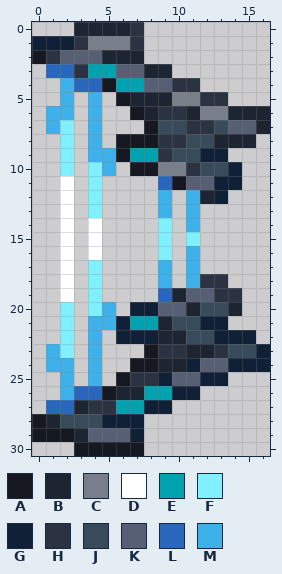
Two versions of one pixel-art sprite, Items/Weapons/Eternity.png. Above, as it was before the edit.
The file is 34x62 pixels, drawn in blocks of 2x2; one block is one cell here.
Palette (. is transparent): A #161822  B #1e2532  C #797f8a  D #ffffff  E #00a2af  F #80f0ff  G #102036  H #2b3343  J #384b5a  K #565f74  L #2967bd  M #3fb1ea
Pixels before, first column x 0:
 0 ...BBBBH.........
 1 GGGHCCCH.........
 2 AHKKKBBB.........
 3 .LLHEEKKBB.......
 4 ..MLLAEEKKHH.....
 5 ..M.M.ABBBCCHH...
 6 .MM.M..ABHHBCCBBB
 7 .MF.M...AJJHHJKKB
 8 ..F.M.AAAHHJJBBB.
 9 ..F.MMAEEHJJGG...
10 ..F.FM.AACCHJJG..
11 ..D.F....LAKKGG..
12 ..D.F....M.MBG...
13 ..D.F....M.M.....
14 ..D.D....F.M.....
15 ..D.D....F.F.....
16 ..D.D....F.M.....
17 ..D.F....M.M.....
18 ..D.F....M.MHH...
19 ..D.F....LBKKHH..
20 ..F.FM.GGKKBJJB..
21 ..F.MMGEEBJJGG...
22 ..F.M.GGGBBJJGGG.
23 .MF.M...AHHBBHJJG
24 .MM.M..AABBGKKGGG
25 ..M.M.AHHGKKGG...
26 ..MLLABBEEGG.....
27 .LLBHHEEGG.......
28 ABJJJGGG.........
29 AAABKKKG.........
30 ...AAAAA.........
And afterwards:
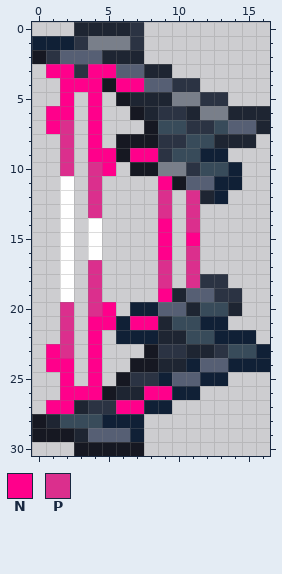
Colours new in this view: N #ff008b  P #db2f8d
Changes in this commit:
Colour E gives way to colour N in row 3 at x 4 to 5; in row 4 at x 6 to 7; in row 9 at x 7 to 8; in row 21 at x 7 to 8; in row 26 at x 8 to 9; in row 27 at x 6 to 7.
Colour F gives way to colour N in row 14 at x 9; in row 15 at x 9 and 11; in row 16 at x 9.
Colour L gives way to colour N in row 3 at x 1 to 2; in row 4 at x 3 to 4; in row 11 at x 9; in row 19 at x 9; in row 26 at x 3 to 4; in row 27 at x 1 to 2.
Colour M gives way to colour N in row 4 at x 2; in row 5 at x 2 and 4; in row 6 at x 1 to 2 and 4; in row 7 at x 1 and 4; in row 8 at x 4; in row 9 at x 4 to 5.
Colour M gives way to colour N in row 10 at x 5; in row 20 at x 5; in row 21 at x 4 to 5; in row 22 at x 4; in row 23 at x 1 and 4; in row 24 at x 1 to 2 and 4.
Colour M gives way to colour N in row 25 at x 2 and 4; in row 26 at x 2.
Colour F gives way to colour P in rows 7 to 9 at x 2; in row 10 at x 2 and 4; in rows 11 to 13 at x 4; in rows 17 to 19 at x 4; in row 20 at x 2 and 4; in rows 21 to 23 at x 2.
Colour M gives way to colour P in rows 12 to 13 at x 9 and 11; in row 14 at x 11; in row 16 at x 11; in rows 17 to 18 at x 9 and 11.
Boxes around the changes in both pictures, in picture pixels (x1, y1, x2, y2):
changed: (46, 64, 200, 414)
